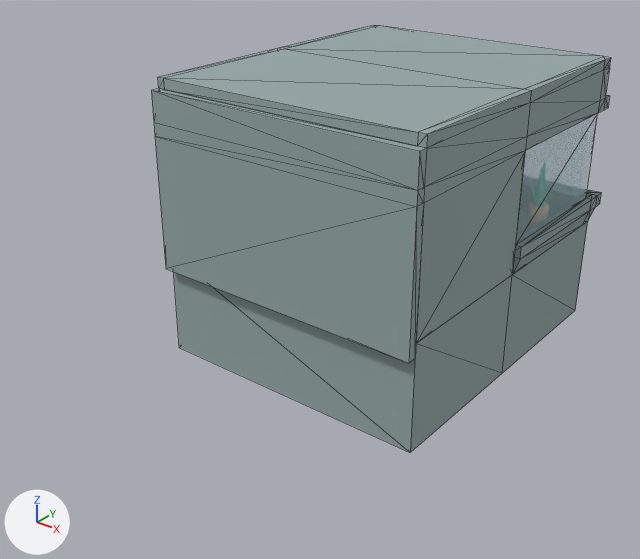
The glTF model public/crazytaxi/models/the_shop.glb: old version first, new version second.
Camera for both pictures: a 50 mm lens placed at (-3.01, -17.97, 4.26), pointed at (-7.39, -12.5, 0.87). Lighting does not change. The marker at lower left points along +X, +Y and +Z. Mesh edges are drawn as thin lines. Where no turn or scale is listed for an object, it has been applied to the vertices. Vertices at the same position are counted once.

Names of what the first picture shows: 'back_wall', 'walls', 'windows'.
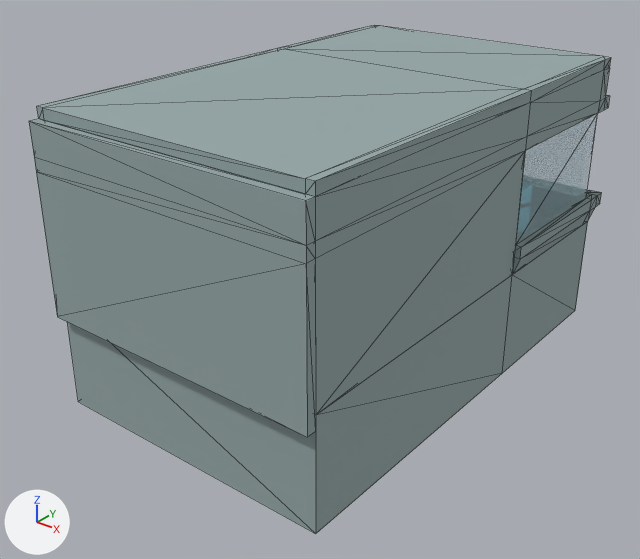
Where the newer file only moved an object's origin or applied its transform, the numbers keep the older frame.

What the commit changed:
me_cube has 142 vertices, 288 faces and spans x -1.36..1.36, y -2.11..1.05, z 0.02..2.58.
me_cube is used by ob_walls; location (-7.298, -11.0, 0.0).
me_cube part 1: all 25 vertices in x -1.3..1.3, y -2.11, z 0.02..2.58 are moved by (0.0, -1.17, 0.0).
me_cube_002 has 16 vertices, 28 faces and spans x -0.07..2.54, y -3.07..-2.99, z -1.55..0.07.
me_cube_002 is used by ob_back_wall; location (-8.535, -10.123, 2.421).
me_cube_002 part 2: the whole mesh is moved by (0.0, -1.17, 0.0).

Location of each change, [x1, y1, x2, y2] in pixels of the pictures (640 x 559 px; the box of a moved part takes in the faces that stretch with it):
'walls', reshaped (27% wider, 19% taller)
    before: [158, 25, 611, 452]
    after: [37, 25, 611, 534]
'back_wall', mesh moved
    before: [151, 88, 427, 363]
    after: [29, 119, 316, 437]
part 1 of me_cube, moved or reshaped
    before: [158, 50, 525, 452]
    after: [37, 50, 525, 534]
